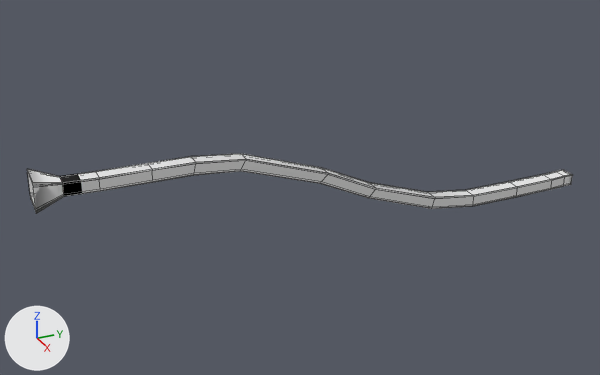
The OBJ model VRRacer/Content/My_Content/Meshes/Tutorial/01_FlightInversionTube.obj: old version first, new version second.
The view is the same before and after, from a 50 mm camera at (44441.0, -37689.0, 26438.0) aimed at (-1415.0, -17054.0, 3511.0). Lighting does not change. The marker at lower left points along +X, +Y and +Z. Mesh edges are drawn as thin lines. Where no turn or scale is listed for an object, it has been applied to the vertices.

Objects in the first picture: '01_FlightInversionTube'.
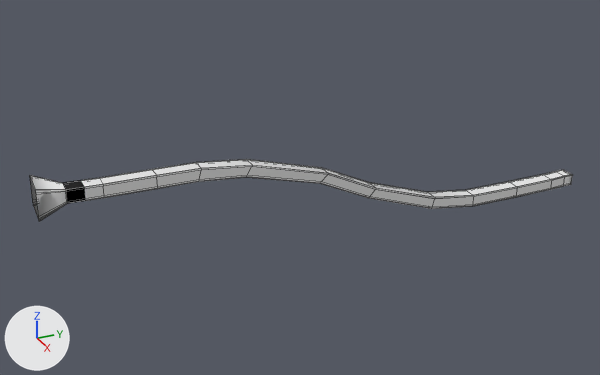
Location of each change, (x1, y1, x2, y2) in pixels of the pictures (600 x 375 px):
'01_FlightInversionTube', reshaped
    before: (27, 154, 573, 214)
    after: (30, 159, 573, 221)
part 1 of me_01_flightinversiontube, cut back
    before: (27, 154, 328, 214)
    after: (30, 159, 328, 221)

The edits, one by one:
Material '_FlightInversionTube_initialShadingGroup' (mat_flightinversiontube_initialshadinggroup) is new.
Its base color is (0.8, 0.8, 0.8) (white #e7e7e7).
Its roughness is 1.0.
me_01_flightinversiontube is used by ob_01_flightinversiontube; location (0.0, 0.0, 0.0).
me_01_flightinversiontube had 320 vertices, 312 faces and spanned x -2259.0..590.0, y -33966.0..4589.0, z 452.0..7511.0.
me_01_flightinversiontube now has 296 vertices, 284 faces and spans x -1232.0..1087.0, y -33966.0..4589.0, z 452.0..7511.0.
Part 1, on me_01_flightinversiontube:
40 vertices are removed from x -2259.0..60.0, y -33966.0..-32261.0, z 5653.0..7511.0.
48 faces are deleted.
63 vertices in x -2259.0..60.0, y -33966.0..-21098.0, z 5653.0..7511.0 move by (1027.0, 0.0, 0.0).
41 vertices in x -1626.0..-518.0, y -32281.0..-21098.0, z 5833.0..6981.0 move by (1028.0, 0.0, 0.0).
16 vertices are added at x -1232.0..1087.0, y -33966.0..-33918.0, z 5653.0..7511.0.
20 new faces join them, mat_initialshadinggroup (white #e7e7e7).
me_01_flightinversiontube now uses material mat_flightinversiontube_initialshadinggroup (white #e7e7e7).
